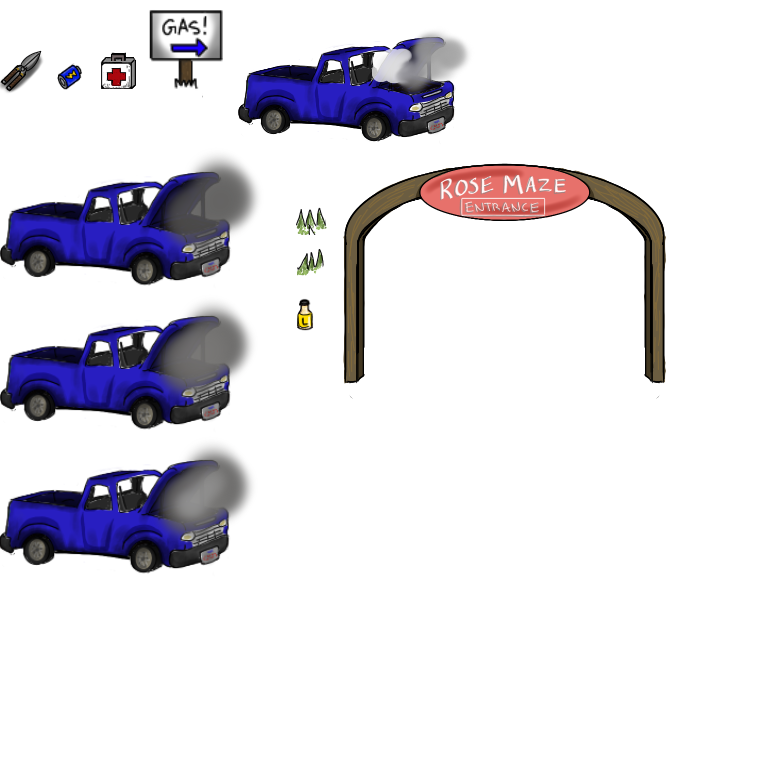
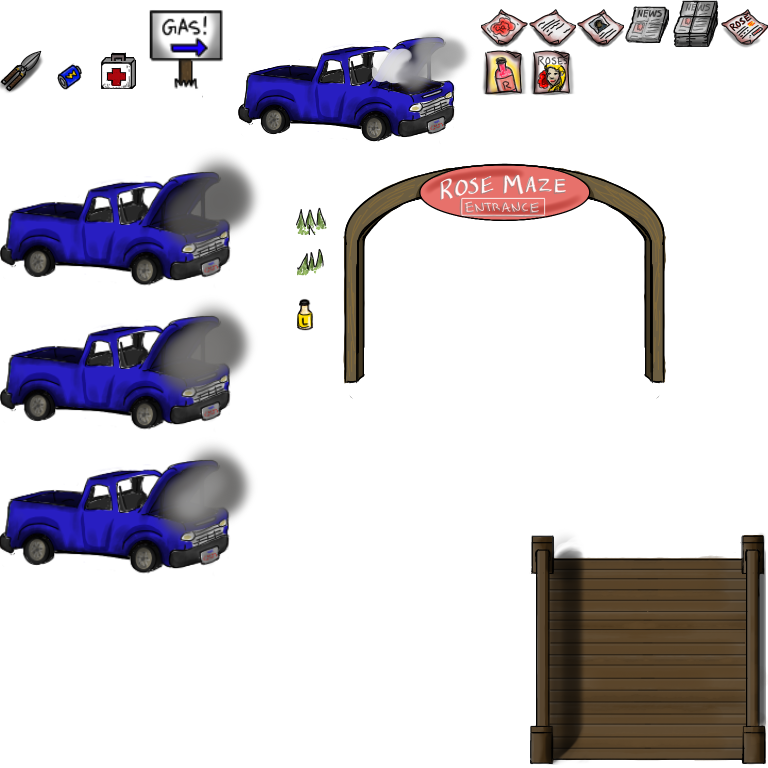
Layers edited between the first and the second 768x768 image:
painted on "Proper" over [left=481, top=0, right=768, bottom=766]
